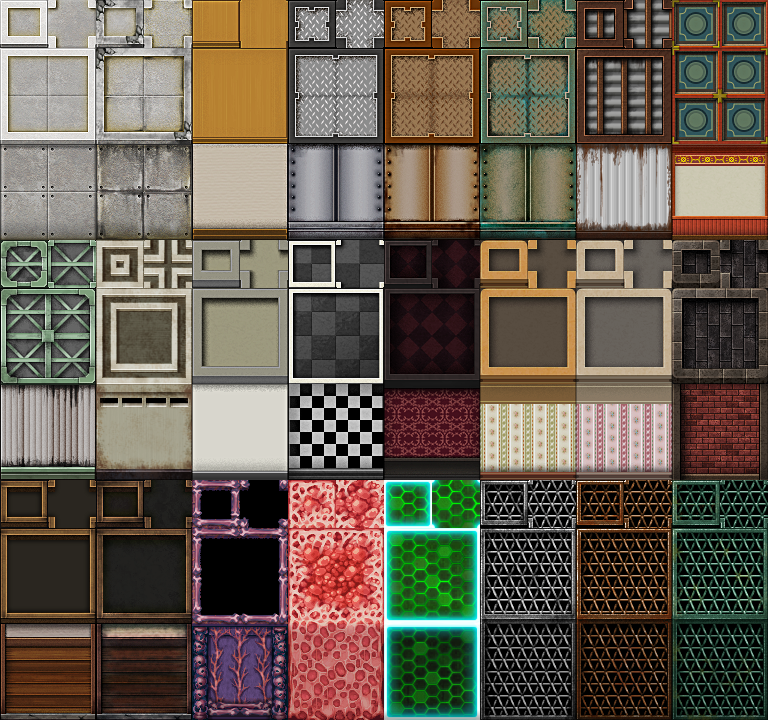
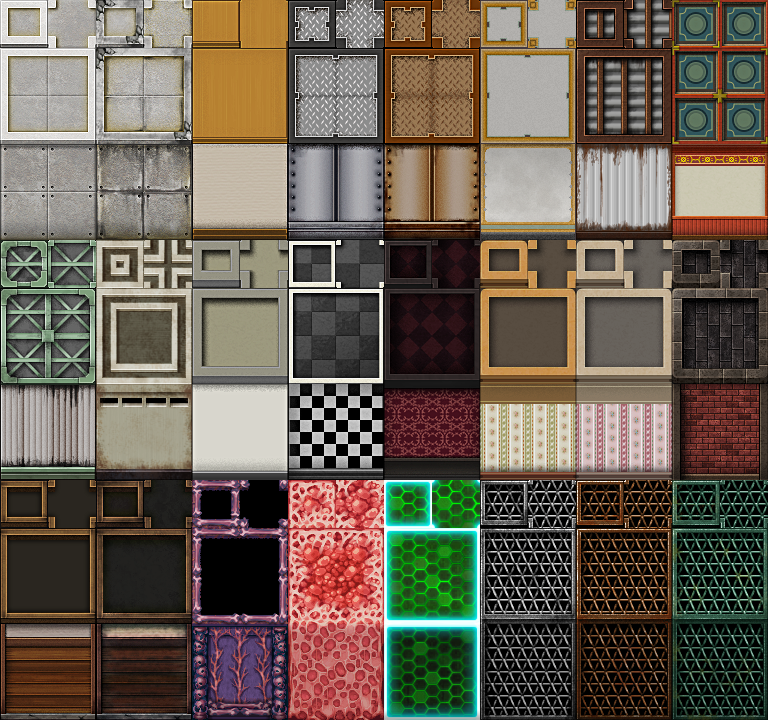
Layered file, before and after one edit (768x720). Changes by layer:
added group "Lab Wall Roofs" with 17 layers above "Lab Walls" over [480, 0, 576, 153]
added group "Outer Curve" with 5 layers in group "Lab Wall Roofs" over [528, 0, 576, 48]
added layer "Green Trim" (1st of 2, in "Lab Wall Roofs" › "Outer Curve") in group "Outer Curve" over [528, 0, 576, 48]
added layer "Outer Curve trim extra" in group "Outer Curve" over [528, 0, 576, 48]
added layer "Outer Curve Trim copy 2" in group "Outer Curve" over [528, 0, 576, 48]
added layer "Outer Curve BG" in group "Outer Curve" over [528, 0, 576, 48]
added group "Inner Curve" with 5 layers in group "Lab Wall Roofs" over [480, 0, 528, 48]
added layer "Inner curve trim" in group "Inner Curve" over [480, 0, 528, 48]
added layer "Green Trim" (2nd of 2, in "Lab Wall Roofs" › "Inner Curve") in group "Inner Curve" over [487, 7, 521, 41]
added layer "Dark Accent" in group "Inner Curve" over [487, 7, 521, 41]
added layer "Inside curve BG" in group "Inner Curve" over [487, 7, 521, 41]
added group "Main Roof" with 4 layers in group "Lab Wall Roofs" over [480, 36, 576, 153]
added layer "Trim" in group "Main Roof" over [480, 48, 576, 144]
added layer "Roof BG" in group "Main Roof" over [481, 49, 575, 143]
added group "Lab Walls" with 4 layers above "Background" over [469, 123, 582, 241]
added layer "Grunge" (multiply, 36%) in group "Lab Walls" over [469, 123, 582, 241]
added layer "Wall Trim" in group "Lab Walls" over [480, 144, 576, 241]
added layer "Wall Background" in group "Lab Walls" over [472, 144, 581, 239]
added layer "Background" over [469, 0, 582, 241]
